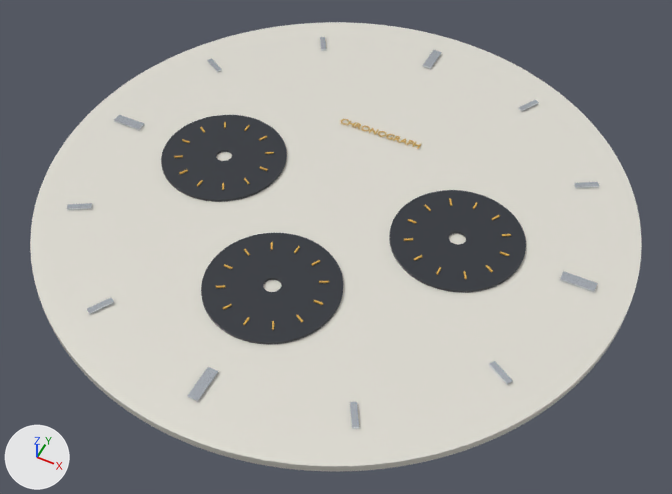
An edit to the glTF model public/assets/3d/archetypes/dial-chronograph.glb, drawn before and after from the same camera.
Camera for both pictures: a 50 mm camera at (14.1, -28.2, 31.8) aimed at (0.8, -1.5, -1.4). The axes (+X, +Y, +Z) are drawn at lower left. The lights are the same throughout. The older version comes first. Where no turn or scale is listed for an object, it has been applied to the vertices.
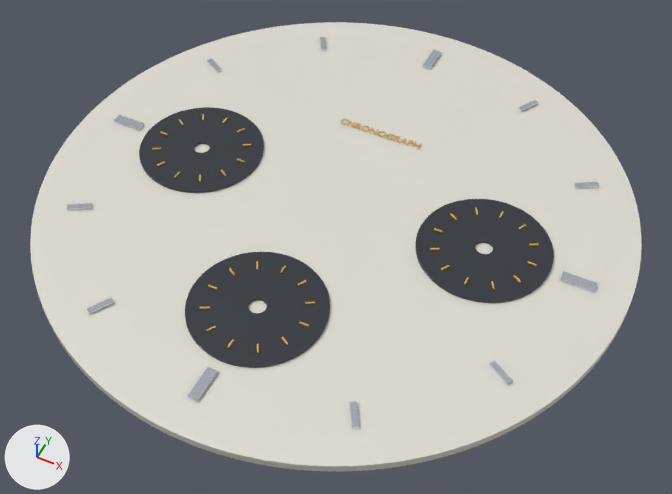
Location of each change, [x1, y1, x2, y2] in pixels of the pictures (672 x 494 px):
'DD_ARCH_REGISTER_2', moved: before [201, 233, 343, 344]; after [185, 252, 330, 368]
'DD_ARCH_REGISTER_1', moved: before [389, 190, 526, 292]; after [415, 199, 554, 303]
'DD_ARCH_REGISTER_0', moved: before [161, 115, 287, 202]; after [139, 107, 264, 193]
'DD_ARCH_REGISTER_TICK_1_4', moved: before [485, 265, 493, 273]; after [513, 275, 521, 283]
'DD_ARCH_REGISTER_TICK_2_1', moved: before [311, 260, 320, 266]; after [298, 280, 307, 286]
'DD_ARCH_REGISTER_TICK_2_7', moved: before [222, 304, 232, 310]; after [206, 326, 216, 332]
'DD_ARCH_REGISTER_TICK_2_8', moved: before [216, 285, 226, 288]; after [200, 306, 210, 309]
'DD_ARCH_REGISTER_TICK_2_6', moved: before [243, 317, 250, 325]; after [227, 339, 234, 348]
'DD_ARCH_REGISTER_TICK_1_3', moved: before [500, 251, 509, 256]; after [527, 261, 537, 266]
'DD_ARCH_REGISTER_TICK_2_4', moved: before [296, 315, 303, 323]; after [281, 337, 288, 345]
'DD_ARCH_REGISTER_TICK_1_8', moved: before [404, 238, 413, 241]; after [430, 248, 440, 250]
'DD_ARCH_REGISTER_TICK_2_2', moved: before [319, 281, 329, 283]; after [305, 301, 315, 304]
'DD_ARCH_REGISTER_TICK_1_2', moved: before [502, 234, 511, 236]; after [529, 243, 539, 246]
'DD_ARCH_REGISTER_TICK_1_7', moved: before [414, 255, 422, 261]; after [441, 265, 449, 270]
'DD_ARCH_REGISTER_TICK_1_9', moved: before [408, 219, 417, 224]; after [434, 228, 443, 233]
'DD_ARCH_REGISTER_TICK_1_10', moved: before [424, 204, 431, 211]; after [450, 213, 457, 220]
'DD_ARCH_REGISTER_TICK_2_0', moved: before [294, 246, 300, 253]; after [280, 266, 286, 273]
'DD_ARCH_REGISTER_TICK_2_5', moved: before [272, 321, 274, 330]; after [257, 344, 259, 353]
'DD_ARCH_REGISTER_TICK_2_10', moved: before [244, 249, 250, 256]; after [229, 268, 235, 276]
'DD_ARCH_REGISTER_TICK_0_8', moved: before [174, 155, 183, 158]; after [152, 148, 161, 150]
'DD_ARCH_REGISTER_TICK_0_3', moved: before [259, 167, 268, 171]; after [237, 158, 245, 163]
'DD_ARCH_REGISTER_TICK_0_9', moved: before [182, 139, 190, 143]; after [160, 132, 168, 135]
'DD_ARCH_REGISTER_TICK_1_11', moved: before [449, 199, 452, 206]; after [475, 207, 478, 215]
'DD_ARCH_REGISTER_TICK_0_4', moved: before [244, 178, 250, 184]; after [221, 170, 226, 176]

Edits to the bpy script that builds the scene:
```text
Change ob_dd_arch_register_0:
    ob_dd_arch_register_0.location: (-6.2, 0.0, 0.0) -> (-7.5, 0.0, 0.0)
Change ob_dd_arch_register_1:
    ob_dd_arch_register_1.location: (6.2, 0.0, 0.0) -> (7.5, 0.0, 0.0)
Change ob_dd_arch_register_2:
    ob_dd_arch_register_2.location: (0.0, -6.2, 0.0) -> (0.0, -7.5, 0.0)
Change ob_dd_arch_register_tick_0_3:
    ob_dd_arch_register_tick_0_3.location: (-3.95, 0.0, 0.38) -> (-5.25, 0.0, 0.38)
Change ob_dd_arch_register_tick_0_4:
    ob_dd_arch_register_tick_0_4.location: (-4.25, -1.12, 0.38) -> (-5.55, -1.12, 0.38)
Change ob_dd_arch_register_tick_0_5:
    ob_dd_arch_register_tick_0_5.location: (-5.07, -1.95, 0.38) -> (-6.38, -1.95, 0.38)
Change ob_dd_arch_register_tick_0_8:
    ob_dd_arch_register_tick_0_8.location: (-8.15, -1.12, 0.38) -> (-9.45, -1.12, 0.38)
Change ob_dd_arch_register_tick_0_9:
    ob_dd_arch_register_tick_0_9.location: (-8.45, 0.0, 0.38) -> (-9.75, 0.0, 0.38)
Change ob_dd_arch_register_tick_1_2:
    ob_dd_arch_register_tick_1_2.location: (8.15, 1.12, 0.38) -> (9.45, 1.12, 0.38)
Change ob_dd_arch_register_tick_1_3:
    ob_dd_arch_register_tick_1_3.location: (8.45, 0.0, 0.38) -> (9.75, 0.0, 0.38)
Change ob_dd_arch_register_tick_1_4:
    ob_dd_arch_register_tick_1_4.location: (8.15, -1.12, 0.38) -> (9.45, -1.12, 0.38)
Change ob_dd_arch_register_tick_1_5:
    ob_dd_arch_register_tick_1_5.location: (7.32, -1.95, 0.38) -> (8.62, -1.95, 0.38)
Change ob_dd_arch_register_tick_1_7:
    ob_dd_arch_register_tick_1_7.location: (5.07, -1.95, 0.38) -> (6.38, -1.95, 0.38)
Change ob_dd_arch_register_tick_1_8:
    ob_dd_arch_register_tick_1_8.location: (4.25, -1.12, 0.38) -> (5.55, -1.12, 0.38)
Change ob_dd_arch_register_tick_1_9:
    ob_dd_arch_register_tick_1_9.location: (3.95, 0.0, 0.38) -> (5.25, 0.0, 0.38)
Change ob_dd_arch_register_tick_1_10:
    ob_dd_arch_register_tick_1_10.location: (4.25, 1.12, 0.38) -> (5.55, 1.12, 0.38)
Change ob_dd_arch_register_tick_1_11:
    ob_dd_arch_register_tick_1_11.location: (5.07, 1.95, 0.38) -> (6.38, 1.95, 0.38)
Change ob_dd_arch_register_tick_2_0:
    ob_dd_arch_register_tick_2_0.location: (0.0, -3.95, 0.38) -> (0.0, -5.25, 0.38)
Change ob_dd_arch_register_tick_2_1:
    ob_dd_arch_register_tick_2_1.location: (1.12, -4.25, 0.38) -> (1.12, -5.55, 0.38)
Change ob_dd_arch_register_tick_2_2:
    ob_dd_arch_register_tick_2_2.location: (1.95, -5.07, 0.38) -> (1.95, -6.38, 0.38)
Change ob_dd_arch_register_tick_2_4:
    ob_dd_arch_register_tick_2_4.location: (1.95, -7.32, 0.38) -> (1.95, -8.62, 0.38)
Change ob_dd_arch_register_tick_2_5:
    ob_dd_arch_register_tick_2_5.location: (1.12, -8.15, 0.38) -> (1.12, -9.45, 0.38)
Change ob_dd_arch_register_tick_2_6:
    ob_dd_arch_register_tick_2_6.location: (0.0, -8.45, 0.38) -> (0.0, -9.75, 0.38)
Change ob_dd_arch_register_tick_2_7:
    ob_dd_arch_register_tick_2_7.location: (-1.12, -8.15, 0.38) -> (-1.12, -9.45, 0.38)
Change ob_dd_arch_register_tick_2_8:
    ob_dd_arch_register_tick_2_8.location: (-1.95, -7.32, 0.38) -> (-1.95, -8.62, 0.38)
Change ob_dd_arch_register_tick_2_10:
    ob_dd_arch_register_tick_2_10.location: (-1.95, -5.07, 0.38) -> (-1.95, -6.38, 0.38)
Change ob_dd_arch_register_tick_2_11:
    ob_dd_arch_register_tick_2_11.location: (-1.12, -4.25, 0.38) -> (-1.12, -5.55, 0.38)
```
